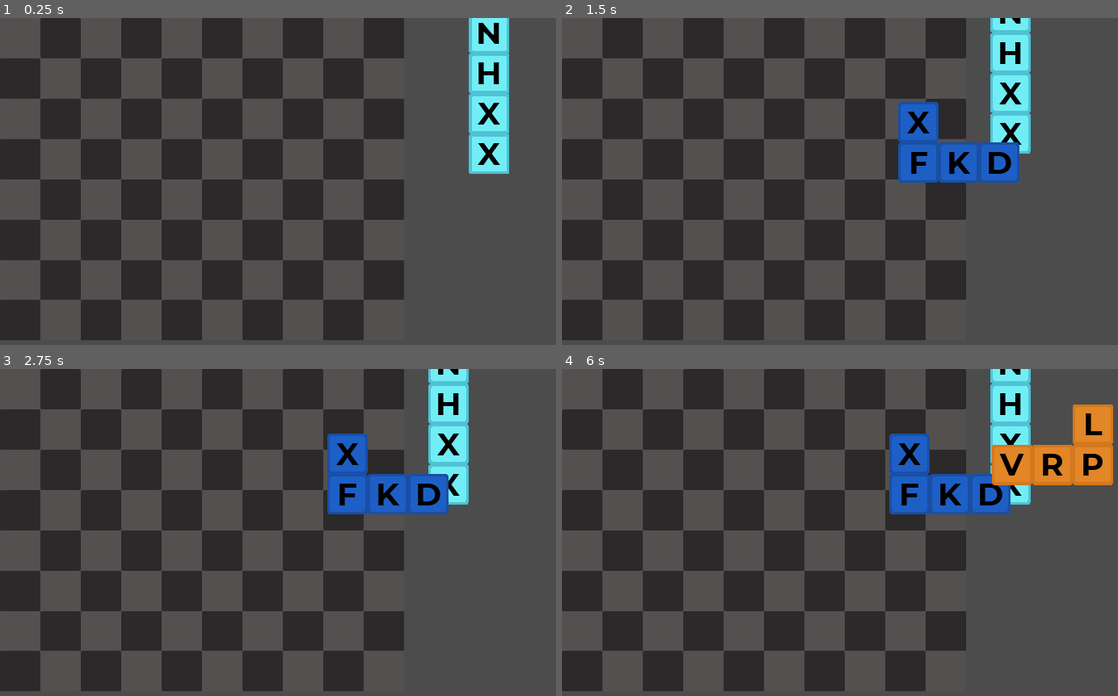
Above: before the commit, frames 1-4 (two rows, left to right).
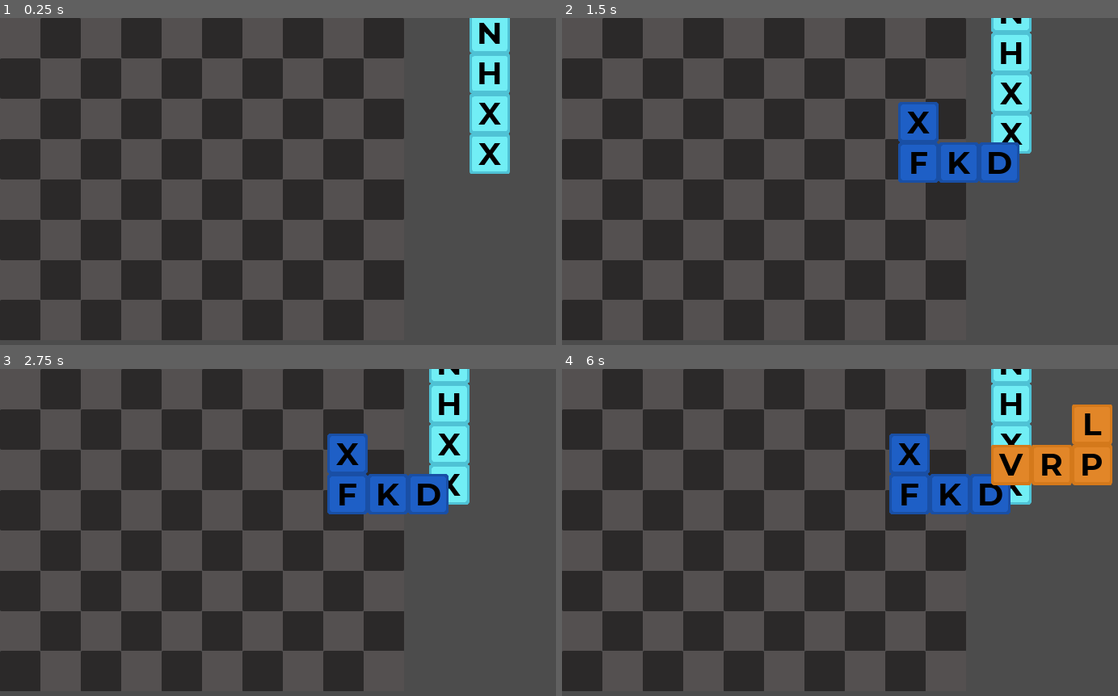
Above: after the commit, the same moments.

Repository: ababen1/Wordimo
Game: Godot game, scene res://src/Game.tscn
Same seed, same stepped clock (60 frames per second), same inputs: the game is played once before the commit and once after it.
Inputs (mouse positions are in pixels of both pictures, inside the frame that each line leads up to):
- Up to frame 1 (0.25 s): no input
- Up to frame 2 (1.5 s): tap Enter at 0.5 s; drag from (1051, 34) to (951, 122) at 0.52 s; tap Space at 1.25 s; drag from (1012, 73) to (851, 282) at 1.27 s
- Up to frame 3 (2.75 s): tap Enter at 2 s; move the mouse to (389, 473) at 2.02 s; press the mouse at (389, 473) at 2.03 s
- Up to frame 4 (6 s): release the mouse at (951, 473) at 2.75 s; tap Space at 2.75, 4.25 s; drag from (851, 633) to (689, 499) at 2.77 s; tap Enter at 3.5 s; move the mouse to (1079, 614) at 3.52 s; press the mouse at (1079, 614) at 3.53 s; release the mouse at (1079, 614) at 4.25 s; drag from (689, 499) to (906, 454) at 4.27 s; move the mouse to (917, 558) at 5.02 s; press the mouse at (917, 558) at 5.03 s; release the mouse at (917, 558) at 5.75 s; drag from (789, 463) to (756, 578) at 5.77 s

The runs differ from the first frame. In frame 1, 0.5% of the frame differs, in the area x 84-92%, y 0-48%; in frame 2, 0.4%; in frame 3, 0.4%; in frame 4, 0.6%, in the area x 77-100%, y 0-42%.

Commit message:
fixed snapping

Diff:
--- a/src/Blocks/Block.gd
+++ b/src/Blocks/Block.gd
@@ -10,7 +10,6 @@
 const COLLISION_LAYER_BOARD = 2
 const COLLISION_LAYER_SHAPES = 1
 
-onready var _letters_node: = $Letters
 onready var type = name.validate_node_name().rstrip("0123456789")
 
 var is_inside_grid: = false setget set_is_inside_grid
@@ -45,10 +44,11 @@
 
 func setup():
 	# Adding letters
-	for child in _letters_node.get_children():
-		if child is Position2D:
+	for child in $Area2D.get_children():
+		if child is CollisionShape2D:
 			var letter = LETTER.instance()
 			child.add_child(letter)
+			letter.rect_position = -letter.rect_size/2
 			letter.set_random_letter()
 			letters.append(letter)
 			letter.color = CONSTS.SHAPES[type]
--- a/src/Blocks/Block.tscn
+++ b/src/Blocks/Block.tscn
@@ -20,45 +20,22 @@
 [node name="Sprite" type="Sprite" parent="."]
 centered = false
 
-[node name="Letters" type="Node2D" parent="."]
-
-[node name="Position2D" type="Position2D" parent="Letters"]
-position = Vector2( -95, -64 )
-__meta__ = {
-"_gizmo_extents_": 35.0
-}
-
-[node name="Position2D2" type="Position2D" parent="Letters"]
-position = Vector2( -95, 0 )
-__meta__ = {
-"_gizmo_extents_": 35.0
-}
-
-[node name="Position2D3" type="Position2D" parent="Letters"]
-position = Vector2( -31, 0 )
-__meta__ = {
-"_gizmo_extents_": 35.0
-}
-
-[node name="Position2D4" type="Position2D" parent="Letters"]
-position = Vector2( 33, 0 )
-__meta__ = {
-"_gizmo_extents_": 35.0
-}
-
 [node name="Area2D" type="Area2D" parent="."]
 position = Vector2( -96, -64 )
 collision_mask = 2
 
 [node name="CollisionShape2D" type="CollisionShape2D" parent="Area2D"]
-position = Vector2( 1, 0 )
+position = Vector2( 32, 32 )
 shape = SubResource( 1 )
 
 [node name="CollisionShape2D2" type="CollisionShape2D" parent="Area2D"]
+position = Vector2( 32, 96 )
 shape = SubResource( 2 )
 
 [node name="CollisionShape2D3" type="CollisionShape2D" parent="Area2D"]
+position = Vector2( 96, 96 )
 shape = SubResource( 3 )
 
 [node name="CollisionShape2D4" type="CollisionShape2D" parent="Area2D"]
+position = Vector2( 160, 96 )
 shape = SubResource( 4 )
--- a/src/Blocks/I.tscn
+++ b/src/Blocks/I.tscn
@@ -9,26 +9,11 @@
 texture = ExtResource( 1 )
 offset = Vector2( -33, -128 )
 
-[node name="Position2D" parent="Letters" index="0"]
-position = Vector2( -33, -128 )
-
-[node name="Position2D2" parent="Letters" index="1"]
-position = Vector2( -33, -64 )
-
-[node name="Position2D3" parent="Letters" index="2"]
-position = Vector2( -33, 0 )
-
-[node name="Position2D4" parent="Letters" index="3"]
-position = Vector2( -33, 64 )
-
 [node name="CollisionShape2D" parent="Area2D" index="0"]
 position = Vector2( 96, -32 )
 
 [node name="CollisionShape2D2" parent="Area2D" index="1"]
 position = Vector2( 96, 32 )
 
-[node name="CollisionShape2D3" parent="Area2D" index="2"]
-position = Vector2( 96, 96 )
-
 [node name="CollisionShape2D4" parent="Area2D" index="3"]
 position = Vector2( 96, 160 )
--- a/src/Blocks/J.tscn
+++ b/src/Blocks/J.tscn
@@ -10,22 +10,7 @@
 texture = ExtResource( 1 )
 offset = Vector2( -96, -64 )
 
-[node name="Letters" parent="." index="1"]
-position = Vector2( -96, -64 )
-
-[node name="Position2D" parent="Letters" index="0"]
-position = Vector2( 0, 0 )
-
-[node name="Position2D2" parent="Letters" index="1"]
-position = Vector2( 0, 64 )
-
-[node name="Position2D3" parent="Letters" index="2"]
-position = Vector2( 64, 64 )
-
-[node name="Position2D4" parent="Letters" index="3"]
-position = Vector2( 128, 64 )
-
-[node name="Area2D" parent="." index="2"]
+[node name="Area2D" parent="." index="1"]
 position = Vector2( -192, -128 )
 
 [node name="CollisionShape2D" parent="Area2D" index="0"]
--- a/src/Blocks/L.tscn
+++ b/src/Blocks/L.tscn
@@ -9,17 +9,5 @@
 texture = ExtResource( 1 )
 offset = Vector2( -96, -64 )
 
-[node name="Position2D" parent="Letters" index="0"]
-position = Vector2( 33, -64 )
-
 [node name="CollisionShape2D" parent="Area2D" index="0"]
 position = Vector2( 160, 32 )
-
-[node name="CollisionShape2D2" parent="Area2D" index="1"]
-position = Vector2( 32, 96 )
-
-[node name="CollisionShape2D3" parent="Area2D" index="2"]
-position = Vector2( 96, 96 )
-
-[node name="CollisionShape2D4" parent="Area2D" index="3"]
-position = Vector2( 160, 96 )
--- a/src/Blocks/O.tscn
+++ b/src/Blocks/O.tscn
@@ -8,18 +8,6 @@
 [node name="Sprite" parent="." index="0"]
 texture = ExtResource( 2 )
 offset = Vector2( -64, -64 )
-
-[node name="Position2D" parent="Letters" index="0"]
-position = Vector2( -64, -64 )
-
-[node name="Position2D2" parent="Letters" index="1"]
-position = Vector2( 0, -64 )
-
-[node name="Position2D3" parent="Letters" index="2"]
-position = Vector2( -64, 0 )
-
-[node name="Position2D4" parent="Letters" index="3"]
-position = Vector2( 0, 0 )
 
 [node name="CollisionShape2D" parent="Area2D" index="0"]
 position = Vector2( 64, 32 )
--- a/src/Blocks/S.tscn
+++ b/src/Blocks/S.tscn
@@ -9,22 +9,7 @@
 texture = ExtResource( 1 )
 offset = Vector2( -96, -64 )
 
-[node name="Letters" parent="." index="1"]
-position = Vector2( -96, -64 )
-
-[node name="Position2D" parent="Letters" index="0"]
-position = Vector2( 64, 0 )
-
-[node name="Position2D2" parent="Letters" index="1"]
-position = Vector2( 128, 0 )
-
-[node name="Position2D3" parent="Letters" index="2"]
-position = Vector2( 0, 64 )
-
-[node name="Position2D4" parent="Letters" index="3"]
-position = Vector2( 64, 64 )
-
-[node name="Area2D" parent="." index="2"]
+[node name="Area2D" parent="." index="1"]
 position = Vector2( -192, -128 )
 
 [node name="CollisionShape2D" parent="Area2D" index="0"]
--- a/src/Blocks/T.tscn
+++ b/src/Blocks/T.tscn
@@ -9,22 +9,7 @@
 texture = ExtResource( 1 )
 offset = Vector2( -96, -64 )
 
-[node name="Letters" parent="." index="1"]
-position = Vector2( -96, -64 )
-
-[node name="Position2D" parent="Letters" index="0"]
-position = Vector2( 0, 64 )
-
-[node name="Position2D2" parent="Letters" index="1"]
-position = Vector2( 64, 0 )
-
-[node name="Position2D3" parent="Letters" index="2"]
-position = Vector2( 64, 64 )
-
-[node name="Position2D4" parent="Letters" index="3"]
-position = Vector2( 128, 64 )
-
-[node name="Area2D" parent="." index="2"]
+[node name="Area2D" parent="." index="1"]
 position = Vector2( -192, -128 )
 
 [node name="CollisionShape2D" parent="Area2D" index="0"]
--- a/src/Blocks/Z.tscn
+++ b/src/Blocks/Z.tscn
@@ -9,20 +9,5 @@
 texture = ExtResource( 1 )
 offset = Vector2( -96, -64 )
 
-[node name="Position2D2" parent="Letters" index="1"]
-position = Vector2( -31, -64 )
-
-[node name="Position2D4" parent="Letters" index="3"]
-position = Vector2( 32, 0 )
-
-[node name="CollisionShape2D" parent="Area2D" index="0"]
-position = Vector2( 32, 32 )
-
 [node name="CollisionShape2D2" parent="Area2D" index="1"]
 position = Vector2( 96, 32 )
-
-[node name="CollisionShape2D3" parent="Area2D" index="2"]
-position = Vector2( 96, 96 )
-
-[node name="CollisionShape2D4" parent="Area2D" index="3"]
-position = Vector2( 160, 96 )
--- a/src/Board.gd
+++ b/src/Board.gd
@@ -1,6 +1,4 @@
 extends Node2D
-
-signal block_dropped(block)
 
 # adds a new block every x seconds
 export var add_block_delay: = 1.0 setget set_add_block_delay
@@ -48,8 +46,8 @@
 	assert(block == dragged_block)
 	dragged_block = null
 	Input.set_mouse_mode(Input.MOUSE_MODE_VISIBLE)
+	tilemap.drop_block(block)
 #	get_viewport().warp_mouse(block.global_position)
-	emit_signal("block_dropped", block)
 
 func _on_BlocksTimer_timeout() -> void:
 	if add_block_delay != 0:
--- a/src/GameGrid.gd
+++ b/src/GameGrid.gd
@@ -7,8 +7,7 @@
 var tiles_date: Dictionary = {}
 
 func _ready() -> void:
-# warning-ignore:return_value_discarded
-	owner.connect("block_dropped", self, "_on_block_dropped")
+	pass
 
 func _process(_delta: float) -> void:
 	cells_to_highlight = []
@@ -42,13 +41,13 @@
 			return false
 	return true
 
-func _on_block_dropped(block: Block) -> void:
+func drop_block(block: Block) -> void:
 	if is_inside_grid(block):
 		block.locked = true
 		for letter in block.letters:
 			_add_letter_to_grid(letter)
 
 func _add_letter_to_grid(letter: Letter) -> void:
-	var letter_cell = world_to_map(letter.rect_global_position)
-	tiles_date[letter_cell] = letter
-	letter.rect_global_position = to_global(map_to_world(letter_cell))
+	var shape: CollisionShape2D = letter.get_parent()
+	var target_cell = world_to_map(shape.global_position)
+	shape.global_position = to_global(map_to_world(target_cell)) + cell_size / 2
